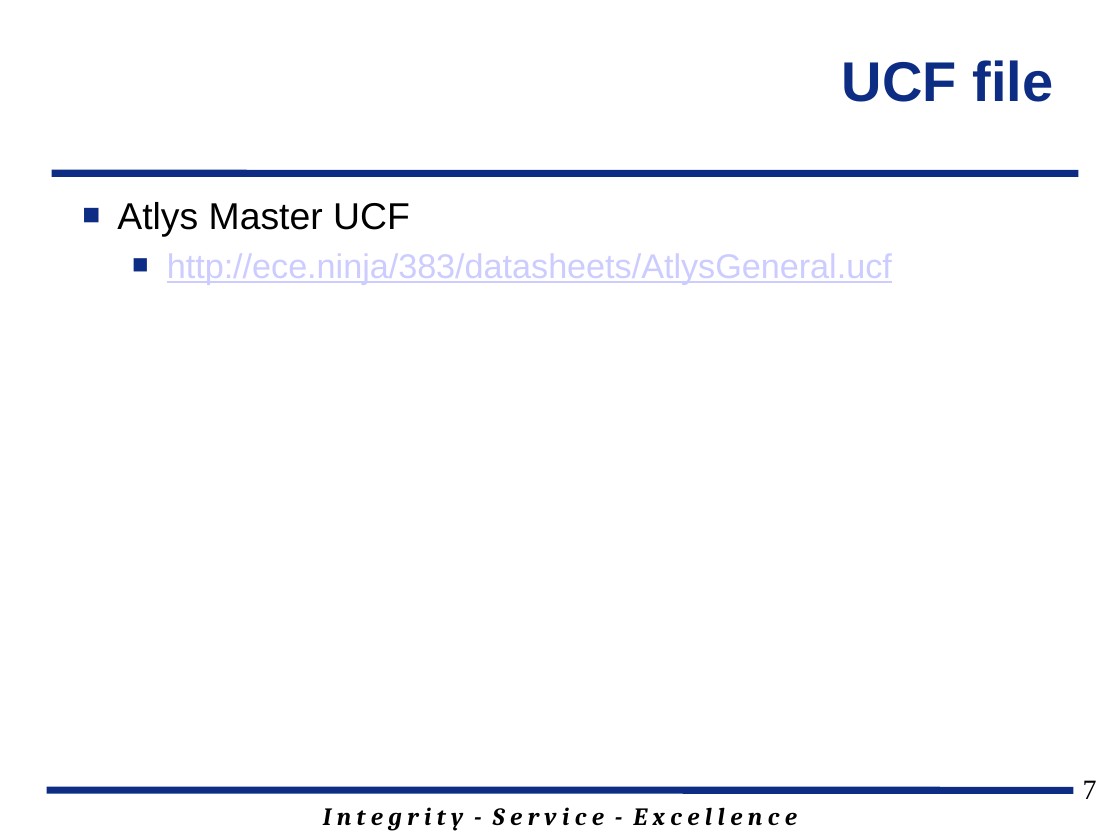
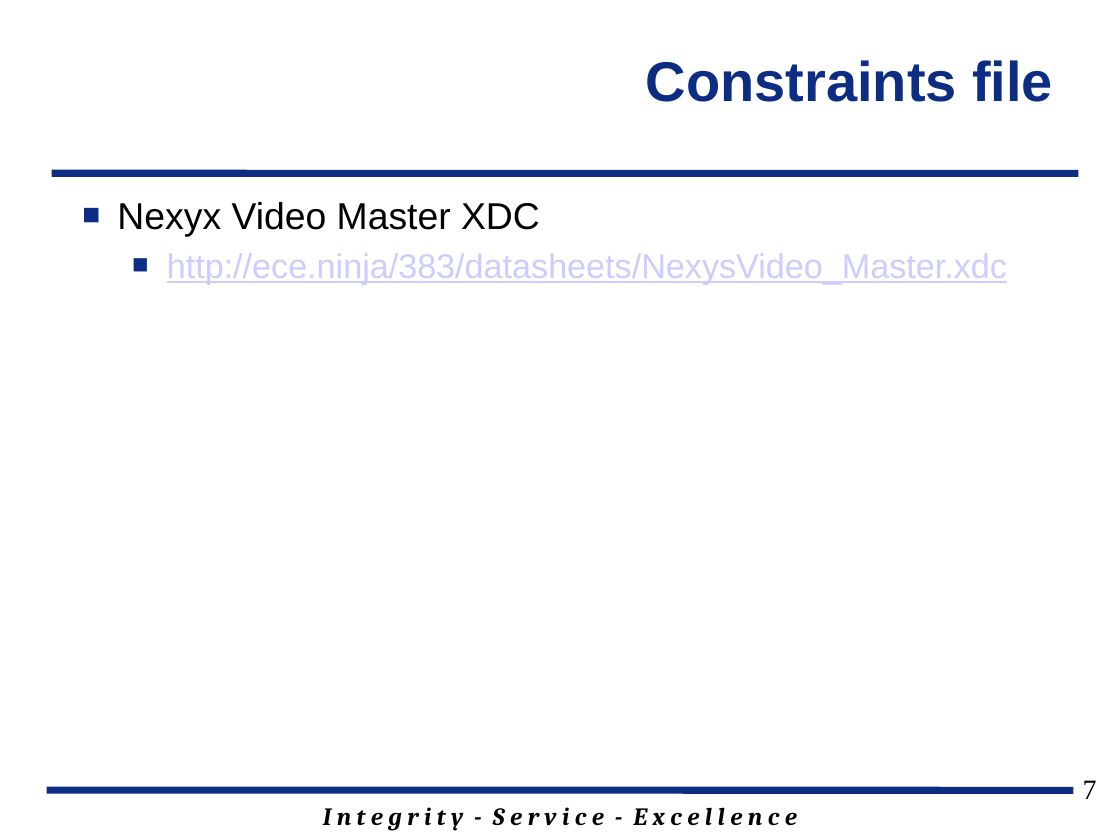
Before and after one commit to jfalkinburg/ECE383_web, a slide deck: slide 7 of lecture/slides/ECE_383_Lec3.pptx. Drawn at 1120x840 pixels with LibreOffice and Linux fonts; fonts in the diff are those of the drawing; background and template pictures are left out. Boxes give left, top, right and bottom in pixels: in the first picture for what was removed or moved away, otherwise in the second. Text is boxed around its words. In the diff, an @@ line names an element or a change of style, - is before the commit and + after.

```diff
--- a/lecture/slides/ECE_383_Lec3.pptx
+++ b/lecture/slides/ECE_383_Lec3.pptx
@@ title at (646, 60, 1053, 102): text changed @@
-UCF file
+Constraints file
@@ text at (117, 202, 1007, 284): text changed @@
-■ Atlys Master UCF
-  ■ http://ece.ninja/383/datasheets/AtlysGeneral.ucf
+■ Nexyx Video Master XDC
+  ■ http://ece.ninja/383/datasheets/NexysVideo_Master.xdc
```
Also in this commit, not shown: 6 other slides changed, 4 other files.
